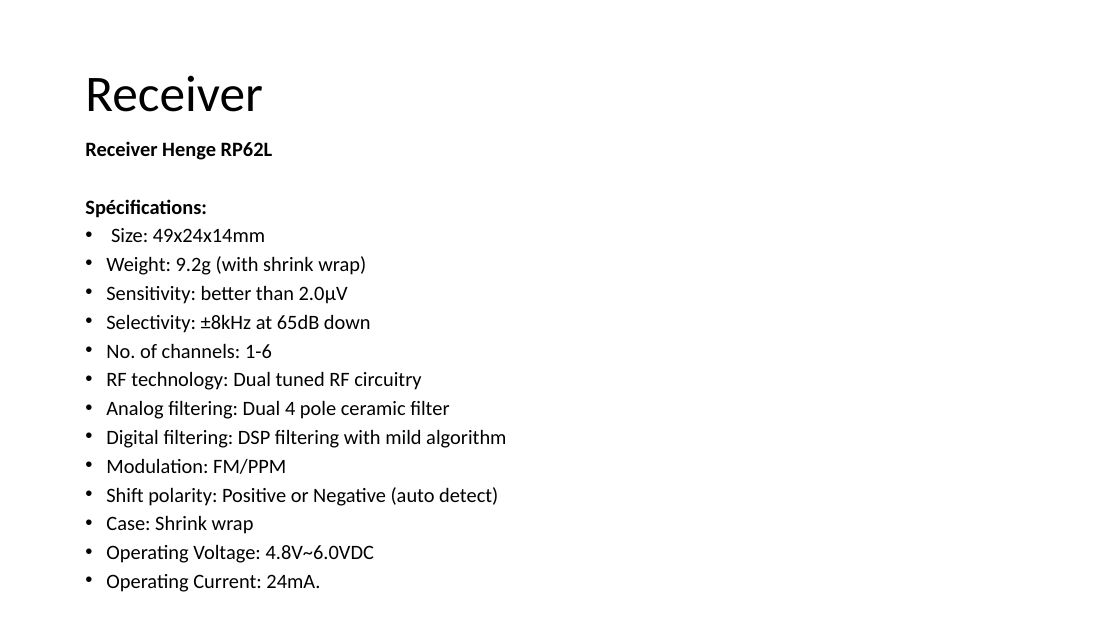
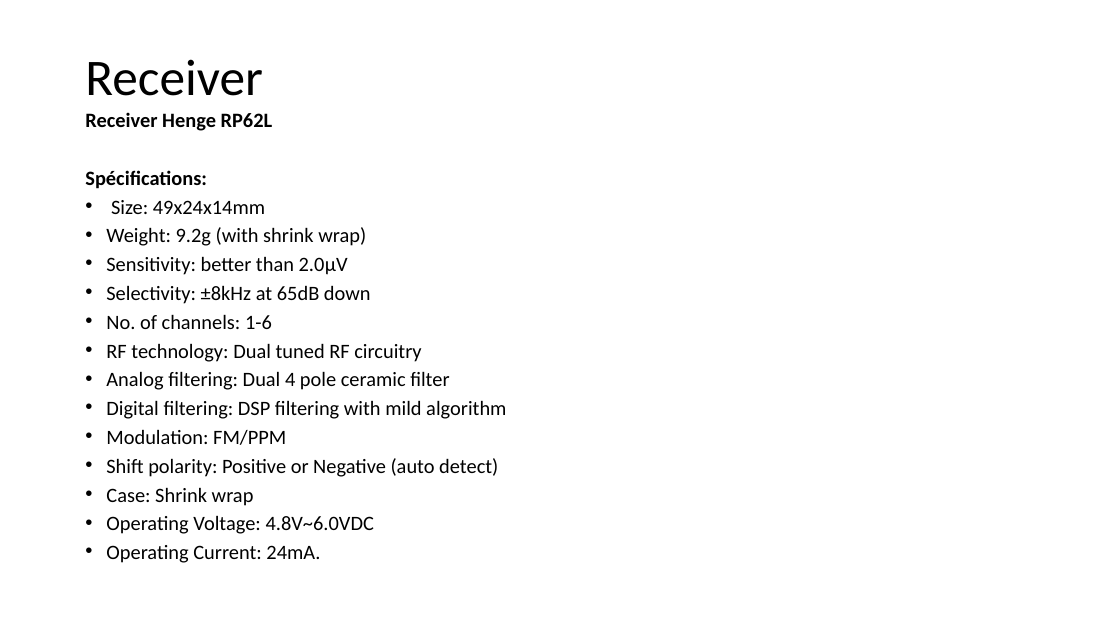
Before and after one commit to RobotEdh/RobotMicroControl, a slide deck: slide 16 of libraries/Diagramm Drone3.pptx. Drawn at 1120x630 pixels with LibreOffice and Linux fonts; fonts in the diff are those of the drawing. Boxes give left, top, right and bottom in pixels: in the first picture for what was removed or moved away, otherwise in the second. Text is boxed around its words. In the diff, an @@ line names an element or a change of style, - is before the commit and + after.

```diff
--- a/libraries/Diagramm Drone3.pptx
+++ b/libraries/Diagramm Drone3.pptx
@@ title "Receiver": place and size @@
-title "Receiver" at [85,75,263,112]
+title "Receiver" at [85,59,263,96]
@@ text "Receiver Henge RP62L": place and size @@
-text "Receiver Henge RP62L" at [85,141,506,592]
+text "Receiver Henge RP62L" at [85,112,506,563]
```
Also in this commit, not shown: 11 other slides changed, 2 slides added, 3 slides removed, 10 other files.
